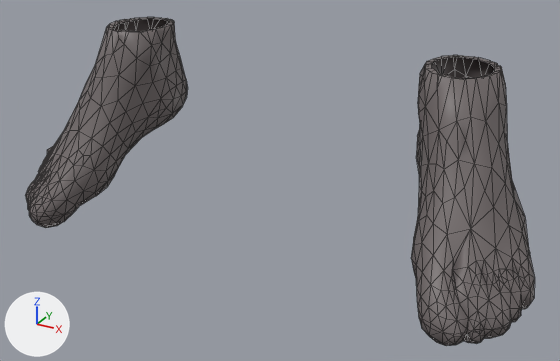
Before and after pictures for a commit that changed the FBX model Assets/Resources/WRLDZ/Avatar3D/Clothes/argon_shoes_pegasus_dk_male.fbx.
The view is the same before and after, from a 50 mm lens placed at (0.378, -0.662, 0.396), pointed at (0.021, -0.013, 0.072). Arrows for +X, +Y and +Z are at lower left; the lights stay in place. The older version comes first. Mesh edges are drawn as thin lines. Vertices at exactly the same position are counted once.

Names of what the first picture shows: 'ArgonCloth'.
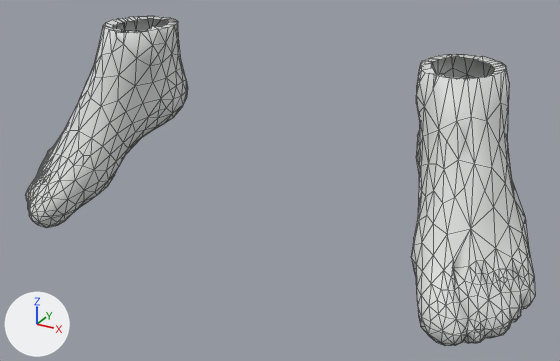
Where the change shows, as pixel boxes [x1, y1, x2, y2] in the pictures (560 x 361 px; the box of a moved part takes in the faces that stretch with it):
'ArgonCloth', reshaped: before [25, 17, 535, 346]; after [26, 16, 535, 346]
part 1 of me_argoncloth_011, moved or reshaped: [26, 144, 120, 228] in both
part 2 of me_argoncloth_011, moved or reshaped: [411, 219, 535, 345] in both
part 3 of me_argoncloth_011, moved or reshaped: before [418, 55, 507, 168]; after [416, 54, 509, 168]
part 4 of me_argoncloth_011, moved or reshaped: before [87, 17, 180, 86]; after [90, 16, 180, 86]
part 5 of me_argoncloth_011, recoloured (grey to light grey): [26, 17, 534, 346] in both

What changed in the scene script:
```text
Add mat_argoncloth_shoes_mat:
    mat_argoncloth_shoes_mat = principled_material('ArgonCloth_shoes_mat')
    mat_argoncloth_shoes_mat.base_color = (0.714, 0.729, 0.718)  # light grey #dcdedc
Change me_argoncloth_011:
    used by ob_argoncloth; location = (0.0, 0.0, 0.0)
    remove me_argoncloth_011.from_pydata(...)  # 1163 vertices, 1949 faces; spans x -0.293..0.292, y -0.115..0.095, z -0.006..0.205
    add me_argoncloth_011.from_pydata(...)  # 1146 vertices, 1932 faces; spans x -0.292..0.292, y -0.115..0.095, z -0.006..0.207
    me_argoncloth_011 part 1: 142 vertices moved from x -0.293..-0.181, y -0.115..-0.006, z -0.006..0.058 to x -0.292..-0.181, y -0.115..-0.006, z -0.006..0.059; 43 vertices removed from x -0.284..-0.218, y -0.115..-0.034, z 0.015..0.02; 28 vertices added at x -0.284..-0.217, y -0.114..-0.03, z 0.006..0.017
    me_argoncloth_011 part 2: 154 vertices moved from x 0.177..0.292, y -0.115..-0.001, z -0.004..0.058 to x 0.177..0.292, y -0.115..0.0, z -0.004..0.059; 22 vertices removed from x 0.206..0.287, y -0.088..-0.033, z 0.016..0.024; 19 vertices added at x 0.205..0.287, y -0.089..-0.028, z 0.011..0.019
    me_argoncloth_011 part 3: 78 vertices moved from x 0.151..0.232, y -0.01..0.082, z 0.164..0.204 to x 0.148..0.233, y -0.011..0.083, z 0.165..0.207; 5 vertices removed from x 0.154..0.16, y 0.028..0.031, z 0.202..0.205; 6 vertices added at x 0.15..0.16, y 0.028..0.03, z 0.2..0.205
    me_argoncloth_011 part 4: 80 vertices moved from x -0.231..-0.153, y -0.011..0.08, z 0.16..0.203 to x -0.233..-0.149, y -0.014..0.083, z 0.16..0.207
    me_argoncloth_011 part 5: 1759 faces spanning x -0.292..0.292, y -0.115..0.095, z -0.006..0.207 switch from mat_argoncloth_shoes_mat_003 (grey #716969) to mat_argoncloth_shoes_mat (light grey #dcdedc)
```
